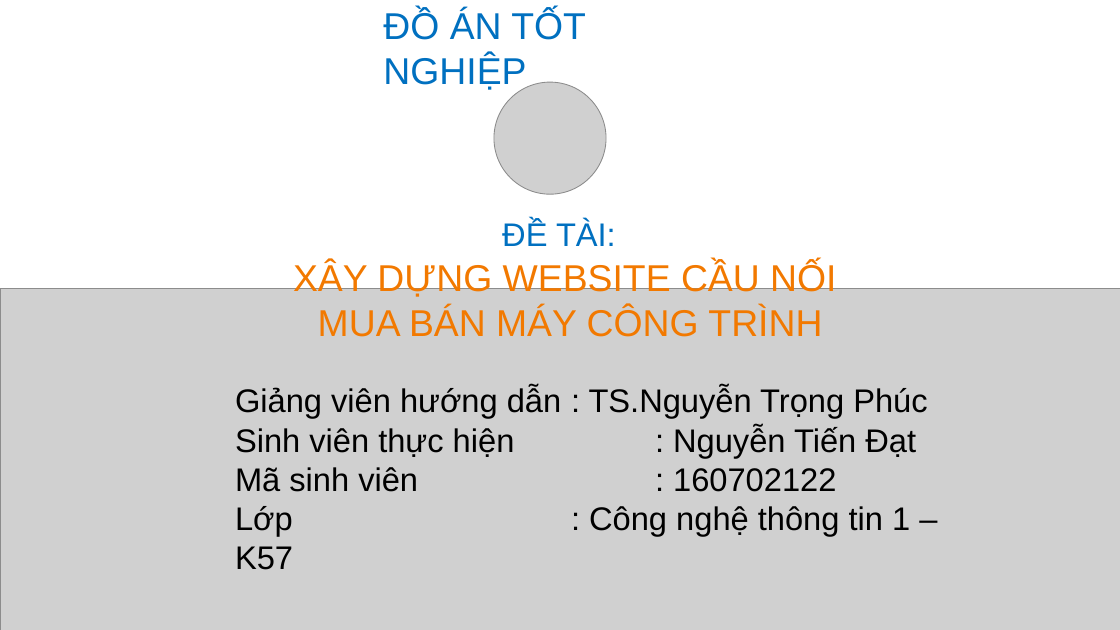
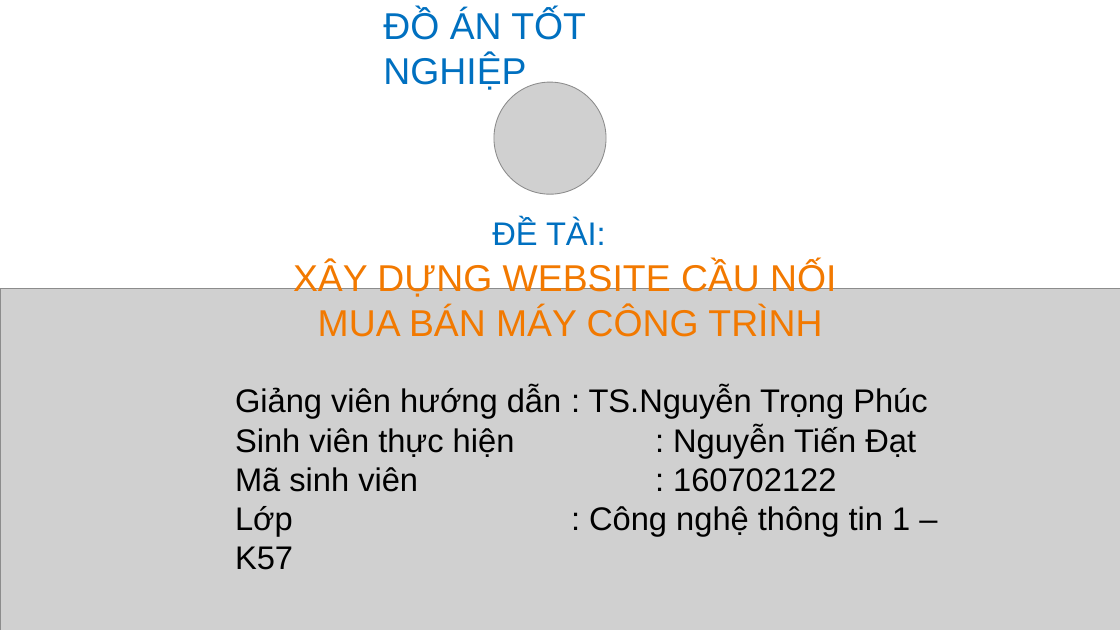
Before and after one commit to datmeo186305/DATN, a slide deck: slide 1 of SLIDE/NguyenTienDat_160702122_slide.pptx. Drawn at 1120x630 pixels with LibreOffice and Linux fonts; fonts in the diff are those of the drawing; grey boxes stand for pictures. Boxes give left, top, right and bottom in pixels: in the first picture for what was removed or moved away, otherwise in the second. Text is boxed around its words. In the diff, an @@ line names an element or a change of style, - is before the commit and + after.

```diff
--- a/SLIDE/NguyenTienDat_160702122_slide.pptx
+++ b/SLIDE/NguyenTienDat_160702122_slide.pptx
@@ text "ĐỀ TÀI:": place and size @@
-text "ĐỀ TÀI:" at (502,220,616,246)
+text "ĐỀ TÀI:" at (492,219,606,245)
```
Also in this commit, not shown: 9 other slides changed, 1 slide added.
